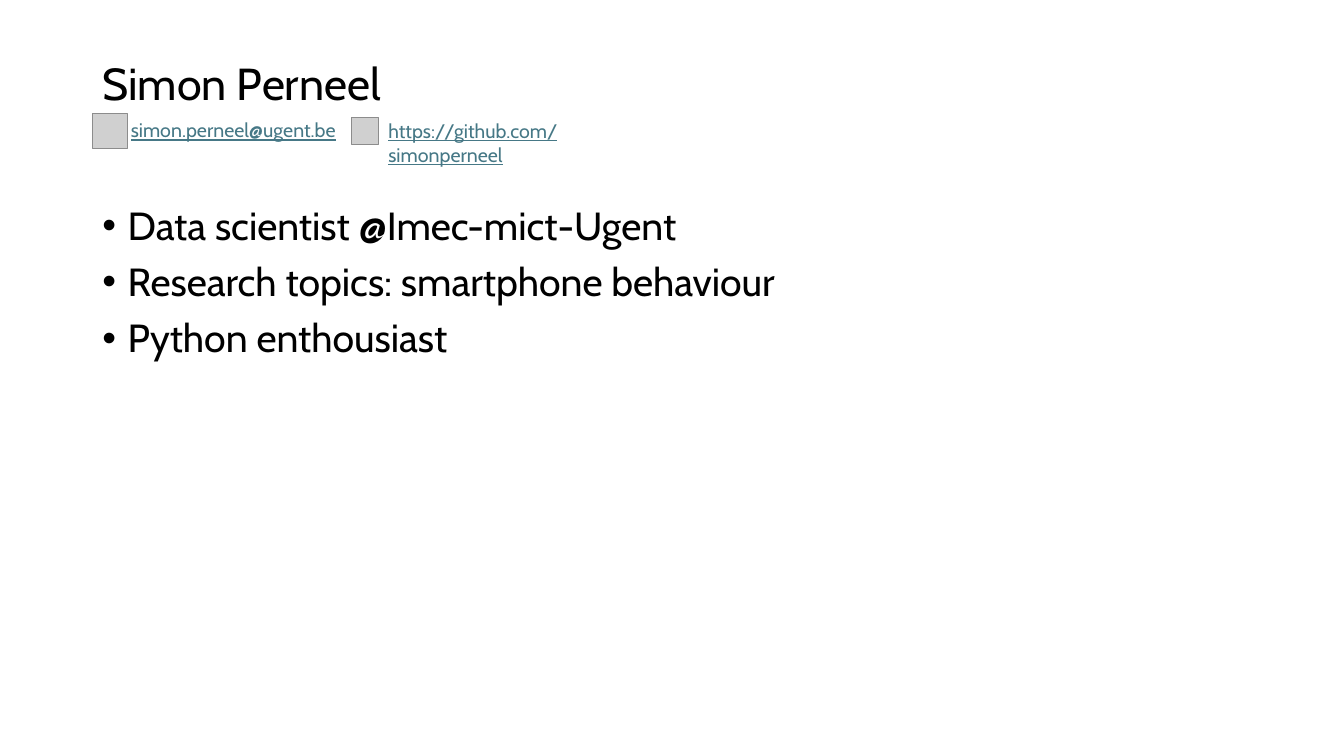
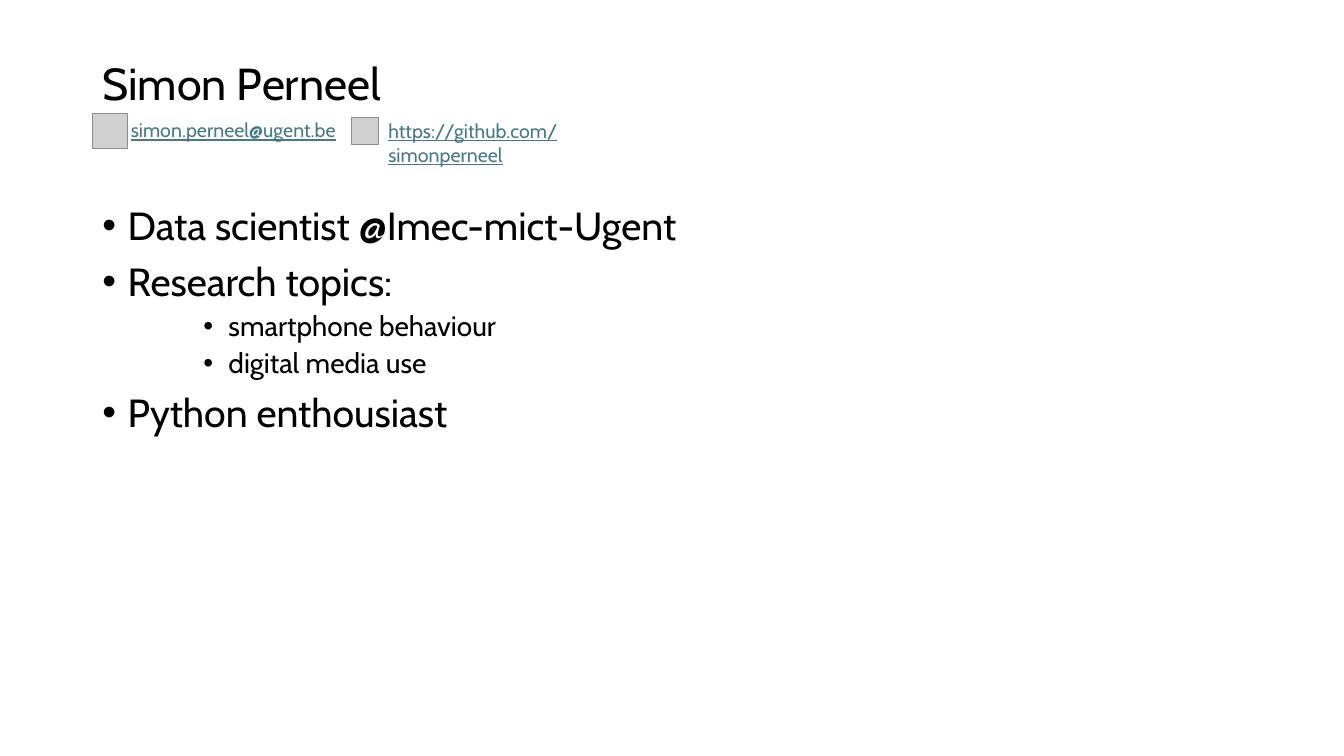
Before and after one commit to simonperneel/DS-python-data-analysis, a slide deck: slide 2 of docs/slides.pptx. Drawn at 1344x756 pixels with LibreOffice and Linux fonts; fonts in the diff are those of the drawing; grey boxes stand for pictures. Boxes give left, top, right and bottom in pixels: in the first picture for what was removed or moved away, otherwise in the second. Text is boxed around its words. In the diff, an @@ line names an element or a change of style, - is before the commit and + after.

```diff
--- a/docs/slides.pptx
+++ b/docs/slides.pptx
@@ text at (128, 266, 496, 379): text changed; size 28 to 20 pt @@
-• Research topics: smartphone behaviour
+• Research topics:
+    • smartphone behaviour
+    • digital media use
```
Also in this commit, not shown: 3 other slides changed, 12 other files.
